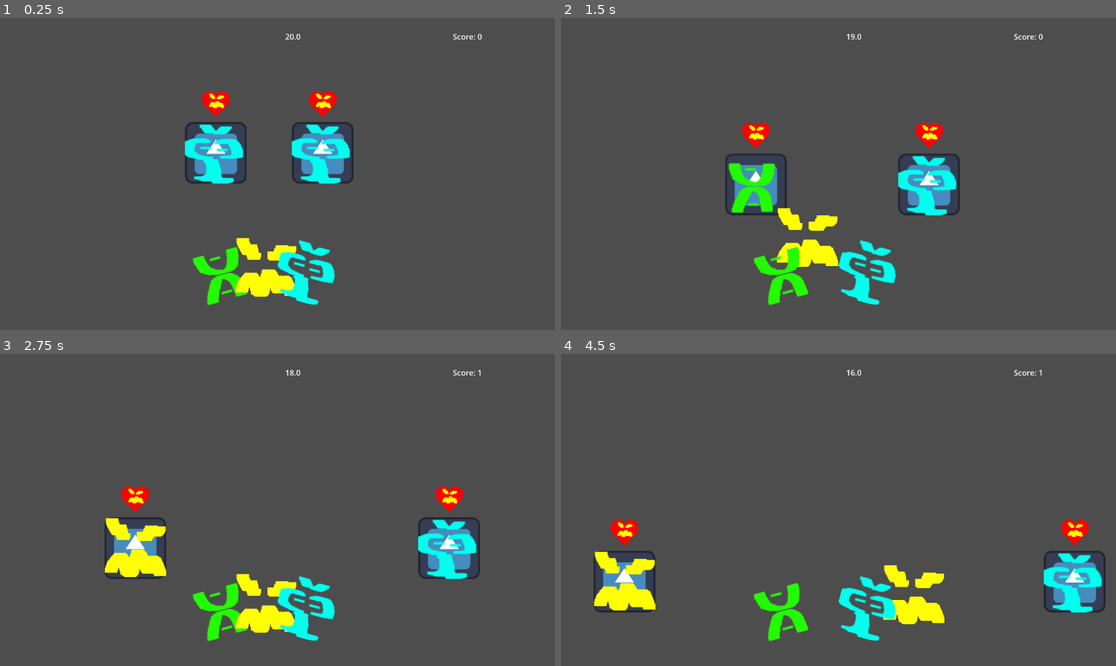
Above: before the commit, frames 1-4 (two rows, left to right).
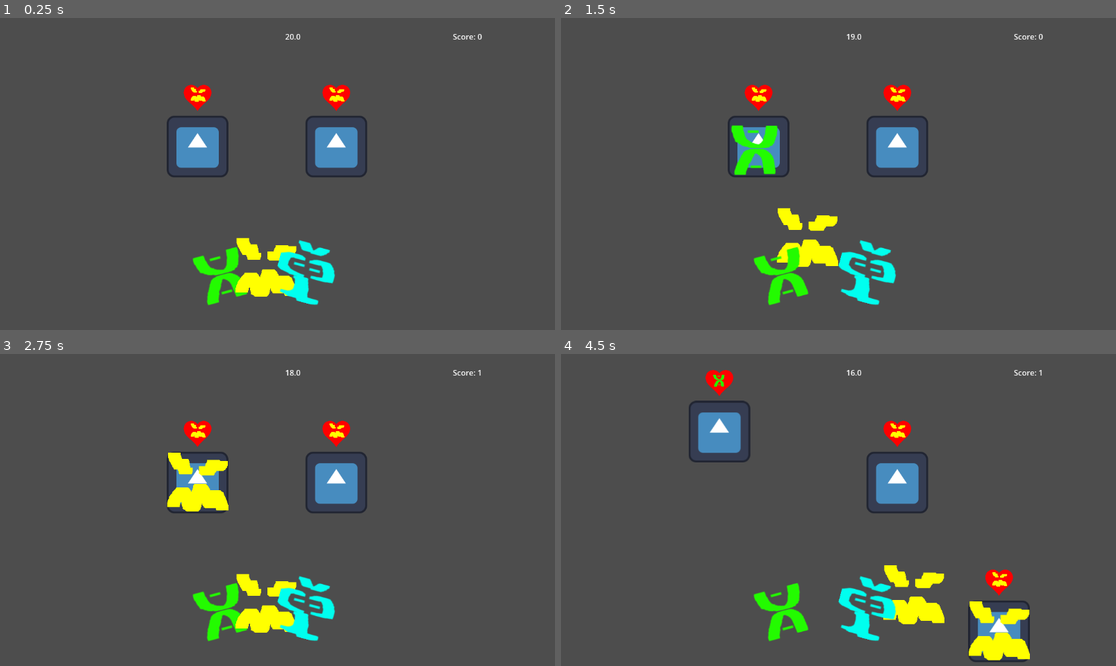
Above: after the commit, the same moments.

Repository: Devination/GGJ2025
Game: Godot game, scene res://scenes/main.tscn
The game is run twice, just before and just after one commit, with the same random seed, the same clock (stepped at 60 frames per second) and the same inputs. The engine's default icon, where the game draws it, is replaced by a stand-in: a white triangle on a blue panel in a dark square.
Inputs (mouse positions are in pixels of both pictures, inside the frame that each line leads up to):
- Up to frame 1 (0.25 s): no input
- Up to frame 2 (1.5 s): drag from (783, 270) to (799, 158) at 0.52 s; drag from (827, 267) to (766, 180) at 1.27 s
- Up to frame 3 (2.75 s): move the mouse to (305, 606) at 2.02 s; click (305, 606) at 2.17 s
- Up to frame 4 (4.5 s): drag from (827, 603) to (694, 547) at 2.77 s; drag from (866, 606) to (1054, 563) at 3.52 s; drag from (827, 603) to (1088, 578) at 4.27 s

The runs differ from the first frame. In frame 1, 4.8% of the frame differs, in the area x 30-67%, y 21-54%; in frame 2, 6.2%; in frame 3, 7.6%; in frame 4, 9.2%, in the area x 5-99%, y 5-99%.

Commit message:
new guests arrive

Diff:
--- a/godot/ggj-2026/scenes/guest.tscn
+++ b/godot/ggj-2026/scenes/guest.tscn
@@ -5,6 +5,7 @@
 [ext_resource type="Texture2D" uid="uid://0ooq5kqy7h23" path="res://assets/images/heart.png" id="2_jsc3r"]
 [ext_resource type="Texture2D" uid="uid://brnuf6328378e" path="res://assets/images/mask1.png" id="3_xgyym"]
 [ext_resource type="Texture2D" uid="uid://k07jw2ib4k2s" path="res://assets/images/mask2.png" id="4_534k7"]
+[ext_resource type="PackedScene" uid="uid://bnwajmp2anb25" path="res://scenes/mask3.tscn" id="6_hacci"]
 
 [sub_resource type="PhysicsMaterial" id="PhysicsMaterial_534k7"]
 friction = 0.0
@@ -23,6 +24,8 @@
 gravity_scale = 0.0
 can_sleep = false
 script = ExtResource("1_21oj1")
+
+[node name="Mask" parent="." unique_id=720987282 instance=ExtResource("6_hacci")]
 
 [node name="CollisionShape2D" type="CollisionShape2D" parent="." unique_id=1437370324]
 shape = SubResource("CircleShape2D_534k7")
--- /dev/null
+++ b/godot/ggj-2026/scenes/guest_spawner.tscn
@@ -0,0 +1,15 @@
+[gd_scene format=3 uid="uid://cix2tcvkfscvu"]
+
+[ext_resource type="Script" uid="uid://qka4bmnvmmcm" path="res://scripts/guest_spawner.gd" id="1_6jnxr"]
+
+[node name="GuestSpawner" type="Line2D" unique_id=1648369163]
+points = PackedVector2Array(1, 0, 1152, -1, 1152, 648, -1, 647)
+closed = true
+default_color = Color(1, 1, 1, 0)
+script = ExtResource("1_6jnxr")
+
+[node name="Timer" type="Timer" parent="." unique_id=1992649628]
+wait_time = 3.0
+autostart = true
+
+[connection signal="timeout" from="Timer" to="." method="_on_timer_timeout"]
--- a/godot/ggj-2026/scenes/main.tscn
+++ b/godot/ggj-2026/scenes/main.tscn
@@ -2,7 +2,7 @@
 
 [ext_resource type="PackedScene" uid="uid://cptdcodjcgb33" path="res://scenes/hand.tscn" id="1_0wfyh"]
 [ext_resource type="PackedScene" uid="uid://b8v8811pbr21n" path="res://scenes/guest.tscn" id="2_sugp2"]
-[ext_resource type="PackedScene" uid="uid://bnwajmp2anb25" path="res://scenes/mask3.tscn" id="6_tefeu"]
+[ext_resource type="PackedScene" uid="uid://cix2tcvkfscvu" path="res://scenes/guest_spawner.tscn" id="5_tbgi4"]
 [ext_resource type="PackedScene" uid="uid://c5e7ljd2a57s4" path="res://scenes/user_interface.tscn" id="8_tipki"]
 
 [sub_resource type="PhysicsMaterial" id="PhysicsMaterial_jyhfs"]
@@ -28,12 +28,8 @@
 [node name="Guest" parent="." unique_id=541798322 instance=ExtResource("2_sugp2")]
 position = Vector2(410, 267)
 
-[node name="Mask" parent="Guest" unique_id=720987282 instance=ExtResource("6_tefeu")]
-
 [node name="Guest2" parent="." unique_id=2123231278 instance=ExtResource("2_sugp2")]
 position = Vector2(698, 267)
-
-[node name="Mask" parent="Guest2" unique_id=1325900026 instance=ExtResource("6_tefeu")]
 
 [node name="Walls" type="StaticBody2D" parent="." unique_id=117885560]
 disable_mode = 1
@@ -56,3 +52,5 @@
 [node name="CollisionShape2D4" type="CollisionShape2D" parent="Walls" unique_id=1254307635]
 position = Vector2(580.5, 741)
 shape = SubResource("RectangleShape2D_tbgi4")
+
+[node name="GuestSpawner" parent="." unique_id=1648369163 instance=ExtResource("5_tbgi4")]
--- a/godot/ggj-2026/scripts/guest.gd
+++ b/godot/ggj-2026/scripts/guest.gd
@@ -9,12 +9,12 @@
 @export var likes: Array[Mask.MaskTypes] = []
 
 func _ready() -> void:
-	hand = %Hand # get the Hand singleton when I spawn in
+	hand = get_node("/root/Main/Hand")
 	mask = $Mask # get the child object named "Mask" when I spawn in
 	mask.is_draggable = false
 	init_likes()
 	hand.register_guest(self)
-	init_movement()
+	#init_movement()
 
 func init_likes():
 	# like a random thing if none specified
--- /dev/null
+++ b/godot/ggj-2026/scripts/guest_spawner.gd
@@ -0,0 +1,13 @@
+extends Line2D
+
+var guest_res: Resource = load("res://scenes/guest.tscn")
+
+func spawn_guest():
+	var guest = guest_res.instantiate() as Guest
+	add_sibling(guest)
+	# TODO: sample random point from the GuestSpawner line to start from
+	guest.global_position = Vector2.ZERO
+	guest.init_movement()
+
+func _on_timer_timeout() -> void:
+	spawn_guest()
Not shown, added: godot/ggj-2026/scripts/guest_spawner.gd.uid
